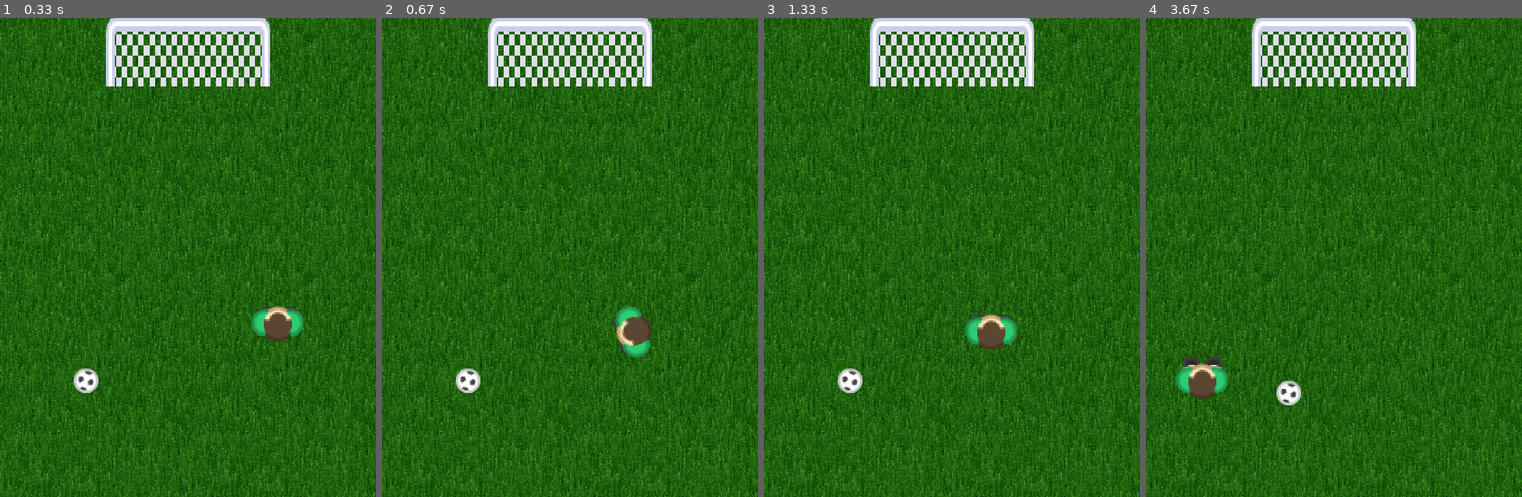
Above: before the commit, frames 1-4 (left to right).
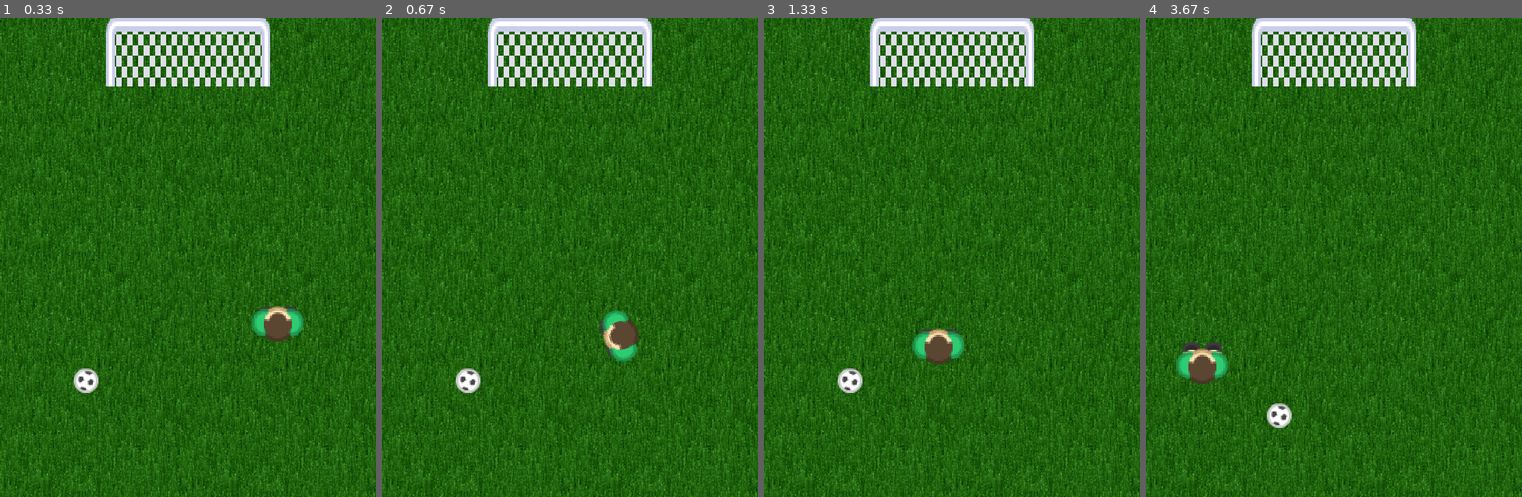
Above: after the commit, the same moments.

Repository: tara-nguyen/PyGame
Game: pygame game, started from MyFirstGameUsingClasses.py
The game is run twice, just before and just after one commit, with the same random seed, the same clock (stepped at 60 frames per second) and the same inputs.
Inputs:
- Up to frame 1 (0.33 s): no input
- Up to frame 2 (0.67 s): tap Space at 0.33 s
- Up to frame 3 (1.33 s): hold Right 0.67-1.13 s; tap Space at 0.73, 1.03, 1.23 s; tap S at 0.82 s; hold Up from 1.17 s (still down)
- Up to frame 4 (3.67 s): release Up at 1.47 s; hold Right 1.5-1.97 s; tap Space at 1.57, 1.87, 2.07, 2.37, 2.63, 2.97, 3.27, 3.4 s; hold Left 2-2.53 s; tap S at 2.15, 3.48 s; hold Down 2.57-2.87 s; hold Left 2.9-3.3 s; hold Up from 3.33 s (still down)

Frame 1 is identical in both runs. In frame 2, 1.0% of the frame differs, in the area x 57-72%, y 60-72%; in frame 3, 1.6%; in frame 4, 1.8%, in the area x 8-42%, y 67-86%.

Commit message:
Debug and test run
Tested the new code in the MoveFunctions module

Diff:
--- a/ClassesForMyFirstGame.py
+++ b/ClassesForMyFirstGame.py
@@ -49,7 +49,10 @@
     def processMoveKeys(self, pressedKeys):
         '''This function processes pressed keys that will initiate
         player movements.'''
-        pressed, direction, moveType = [False] * 3
+        # keys used for player movements
+        self.moveKeys = ('left', 'left-rshift', 'right', 'right-rshift',
+                         'up', 'down','space')
+        pressed, direction, moveType = [None] * 3
         if pressedKeys[pygame.K_LEFT] == 1:
             # left arrow key has been pressed
             direction = 'left'   # movement direction
@@ -85,7 +88,7 @@
         if pressedKeys[pygame.K_SPACE] == 1:
             # spacebar has been pressed
             pressed = 'space'
-            direction = False
+            direction = None
             moveType = 'to ball'
         return pressed, direction, moveType
 
@@ -108,7 +111,7 @@
 
 class Goal(Game):
     '''This class is a child of the Game class. This class has the following
-    method: __init__, crop, load, setPos, blit, getPos, getCenter, and
+    methods: __init__, crop, load, setPos, blit, getPos, getCenter, and
     getCenterPos.
     To get a brief description of each method, use the following syntax:
         <module name as imported>.Goal.<method name>.__doc__'''
@@ -194,7 +197,7 @@
 
 class Player(Game):
     '''This class is a child of the Game class. This class has the following
-    method: __init__, load, setStartPos, blit, getPos, getCenter, setCenterPos,
+    methods: __init__, load, setStartPos, blit, getPos, getCenter, setCenterPos,
     getCenterPos, getMidpoint, getRotation, setMovingRotation, getMovingRotation,
     getBodyAngle, getFootAngle, feetToFront, setStep, getDistanceMoved,
     getSinCos, getEnding, moveAroundBall, moveStraight, moveToBall, move,
@@ -250,6 +253,7 @@
         # coordinates of the body center at the start of the program
         self.bodyCenterPos = (bodyPosX+self.bodyCenterStart[0],
                               bodyPosY+self.bodyCenterStart[1])
+        # how many pixels of the feet stick out from the front of the body
         self.feetOut = 1
         # position of the feet
         self.lFootPos = (self.bodyCenterPos[0]-self.footWidth-1,
@@ -413,26 +417,36 @@
         ballCenterPos is the coordinates of the ball center.
         direction denotes which way the body/foot will move.'''
         self.setStep(10, 10)   # set step size
+        # current angle (measured in degrees) of the body with respect to the
+        # y-axis pointing down from the ball
+        bodyAngle = self.getBodyAngle(ballCenterPos)
         # rotate body
         newCenterPos, rotate = move.moveCircle(
-            ballCenterPos, self.getCenterPos()[2], direction, self.stepX,
+            ballCenterPos, self.getCenterPos()[2], direction, step=self.stepX,
             boundaryX=[0,self.screenWidth], boundaryY=[0,self.screenHeight],
             objCenter=self.getCenter()[1])
-        if newCenterPos != self.getCenterPos()[2]:
+        # distance moved
+        moveX, moveY = self.getDistanceMoved(newCenterPos)
+        if round(moveX, 5) != 0 or round(moveY, 5) != 0:
             self.moved = True
             # new coordinates of the body center
             self.setCenterPos('body', newCenterPos[0], newCenterPos[1])
             # rotation (angled measured in degrees)
             self.setMovingRotation(rotate)
+            # step size for rotation of the feet (between 0 and 180 degrees)
+            if rotate - bodyAngle > 180:
+                step = abs(rotate - bodyAngle - 360)
+            elif rotate - bodyAngle < -180:
+                step = abs(rotate - bodyAngle + 360)
+            else:
+                step = abs(rotate - bodyAngle)
             # rotate feet
             newCenterPos = move.moveCircle(
-                ballCenterPos, self.getCenterPos()[0],
-                direction, self.stepX)[0]
+                ballCenterPos, self.getCenterPos()[0], direction, step=step)[0]
             # new coordinates of the center of the left foot
             self.setCenterPos('lFoot', newCenterPos[0], newCenterPos[1])
             newCenterPos = move.moveCircle(
-                ballCenterPos, self.getCenterPos()[1],
-                direction, self.stepX)[0]
+                ballCenterPos, self.getCenterPos()[1], direction, step=step)[0]
             # new coordinates of the center of the right foot
             self.setCenterPos('rFoot', newCenterPos[0], newCenterPos[1])
             self.feetToFront(ballCenterPos)   # move feet to front of body
@@ -474,7 +488,7 @@
             self.getBodyAngle(ballCenterPos))
         # move body
         newCenterPos, rotate = move.moveToPoint(
-            endPoint, self.getCenterPos()[2], endAngle=endAngle, speedBoost=2)
+            endPoint, self.getCenterPos()[2], endAngle=endAngle, speedBoost=3)
         if newCenterPos != self.getCenterPos()[0]:
             self.moved = True
             # distance moved
@@ -489,7 +503,7 @@
                               self.getCenterPos()[1][1]+moveY)
             self.feetToFront(endPoint)   # move feet to front of body
 
-    def move(self, moveType, direction=None, ballCenter=None, ballCenterPos=None):
+    def move(self, moveType, direction, ballCenter, ballCenterPos):
         '''This function moves the player according to the specified type
         of movement.
         ballCenter is the ball center and ballCenterPos is its coordinates.'''
@@ -592,7 +606,6 @@
         self.updateFoot(foot, newCenterPos, rotate, allThings, allPos)
         self.updateDisplay()
         pygame.time.wait(100)   # pause program for 100 ms
-        ######################################################################
         # bring foot back to the position and rotation before the kick
         if foot == 'lFoot':
             newCenterPos = self.kFootCenterPos, self.getCenterPos()[1]
@@ -603,11 +616,11 @@
 
 class Ball(Game):
     '''This class is a child of the Game class. This class has the following
-    method: __init__, blit, getPos, setCenterPos, getCenterPos, setMovingAngle,
-    getSinCos, setFirstStep, setStep, setVelocity, getVelocity, getMovingAngle,
+    methods: __init__, blit, getPos, setCenterPos, getCenterPos, setMovingAngle,
+    getMovingAngle, getSinCos, setFirstStep, setVelocity, getVelocity,
     getExtremes, setFinalStep1, setFinalStep2, hitGoalPosts, bounceBack1,
-    bounceBack2, meetPlayer, checkGoal, decrementStep, moveBall, resetBall, and
-    updateBall.
+    bounceBack2, meetPlayer, checkGoal, setStep, decrementStep, moveBall,
+    resetBall, and updateBall.
     To get a brief description of each method, use the following syntax:
         <module name as imported>.Ball.<method name>.__doc__'''
     def __init__(self, screenSize):
@@ -623,8 +636,7 @@
         Y = random.uniform(self.screenHeight/2, self.screenHeight-self.diameter)
         self.pos = X, Y   # where the ball will be drawn
         self.screen.blit(self.ball, self.pos)
-        # center of the ball
-        self.center = self.ball.get_rect().center
+        self.center = self.ball.get_rect().center   # center of the ball
         # coordinates of the center at the start of the program
         self.centerPos = X+self.center[0], Y+self.center[1]
 
@@ -647,6 +659,12 @@
         current ball center.'''
         self.movingAngle = angle
 
+    def getMovingAngle(self):
+        '''This function returns the angle (measured in degrees) at which the
+        ball is currently moving, with respect to the negative y-axis pointing
+        up from the current ball center.'''
+        return self.movingAngle
+
     def getSinCos(self):
         '''This function returns the sine and cosine of the moving angle.'''
         sine = math.sin(self.movingAngle * math.pi/180)
@@ -658,11 +676,6 @@
         self.stepX = stepSize * self.getSinCos()[0]
         self.stepY = stepSize * self.getSinCos()[1]
 
-    def setStep(self, stepX, stepY):
-        '''This function sets the step size for the ball's movements.'''
-        self.stepX = stepX
-        self.stepY = stepY
-
     def setVelocity(self, stepSize):
         '''This function sets the velocity of the ball.'''
         self.velocity = self.stepX, self.stepY
@@ -670,12 +683,6 @@
     def getVelocity(self):
         '''This function returns the current velocity of the ball.'''
         return self.velocity
-
-    def getMovingAngle(self):
-        '''This function returns the angle (measured in degrees) at which the
-        ball is currently moving, with respect to the negative y-axis pointing
-        up from the current ball center.'''
-        return self.movingAngle
 
     def getExtremes(self):
         '''This function returns the coordinates of the leftmost, rightmost, top,
@@ -848,13 +855,18 @@
         else:
             return False
 
+    def setStep(self, stepX, stepY):
+        '''This function sets the step size for the ball's movements.'''
+        self.stepX = stepX
+        self.stepY = stepY
+
     def decrementStep(self):
         '''This function decrements the step size to make the ball move slower.'''
         factor = random.uniform(1.03, 1.05)
         self.setStep(self.stepX/factor, self.stepY/factor)
 
     def moveBall(self, bodyAngle, stepSize, goalPosts, playerRot, feetMidpoint,
-                 minDist, allThings, allPos):
+                 minDist, allThings, allPos, pressedKeys):
         '''This function handles ball movements when the ball is kicked.
         bodyAngle is the angle (measured in degrees) of the body with respect to
         the y-axis pointing down from the ball.
@@ -865,7 +877,9 @@
         at their centers.
         minDist is the nearest distance to the player that the ball can get.
         allThings is a list of everything on the screen.
-        allPos is a list of the positions of everything on the screen.'''
+        allPos is a list of the positions of everything on the screen.
+        pressedKeys is pygame.key.get_pressed(), which tells us which key has
+        been pressed.'''
         # angle (measured in degrees) at which the ball will move, with respect
         # to the y-axis pointing up from the current ball center
         self.setMovingAngle(random.uniform(bodyAngle-1, bodyAngle+1))
--- a/MyFirstGameUsingClasses.py
+++ b/MyFirstGameUsingClasses.py
@@ -25,24 +25,9 @@
 # list of everything on the screen
 allThings = [bg.grass, goal.left, goal.middle, goal.right, player.lFoot,
              player.rFoot, ball.ball, player.body]
-##allNames = ['grass','goal left','goal middle','goal right','left foot',
-##            'right foot','ball','body']
 # list of the positions of everything on the screen
 allPos = [bg.pos] + goal.getPos() + player.getPos()
 allPos.insert(-1, ball.getPos())
-##allCenterPos = [(275, 350)] + goal.getCenterPos() + player.getCenterPos()
-##allCenterPos.insert(-1, ball.getCenterPos())
-##for i in range(4,len(allThings)):
-##    print(allNames[i],allThings[i],allThings[i].get_rect().center)
-##    print('position',allPos[i])
-##    print('center position',allCenterPos[i])
-##    print('centerPos-pos',(allCenterPos[i][0]-allPos[i][0],
-##                           allCenterPos[i][1]-allPos[i][1]))
-##    print()
-
-# keys used for player movements
-moveKeys = ('left', 'left-rshift', 'right', 'right-rshift', 'up', 'down',
-            'space')
 
 bg.frame   # initialize clock
 
@@ -57,11 +42,11 @@
 
     player.moved = False
     pressedKeys = pygame.key.get_pressed()
+    # process keys used for player movements
     pressed, direction, moveType = bg.processMoveKeys(pressedKeys)
-    if pressed in moveKeys:
+    if pressed in bg.moveKeys:
         # one of the keys used for player movements has been pressed
-        player.move(moveType, direction=direction, ballCenter=ball.center,
-                    ballCenterPos=ball.getCenterPos())
+        player.move(moveType, direction, ball.center, ball.getCenterPos())
     if pressedKeys[pygame.K_s] == 1:
         # 's' key has been pressed --> player will kick the ball
         # choose the foot that will kick the ball
@@ -75,7 +60,7 @@
             ball.moveBall(
                 player.getBodyAngle(ball.getCenterPos()), random.uniform(28,32),
                 goalPosts, player.getRotation(), player.getMidpoint(), minDist,
-                allThings, allPos)
+                allThings, allPos, pressedKeys)
 
     if player.moved:
         player.updatePlayer(allThings, allPos)
